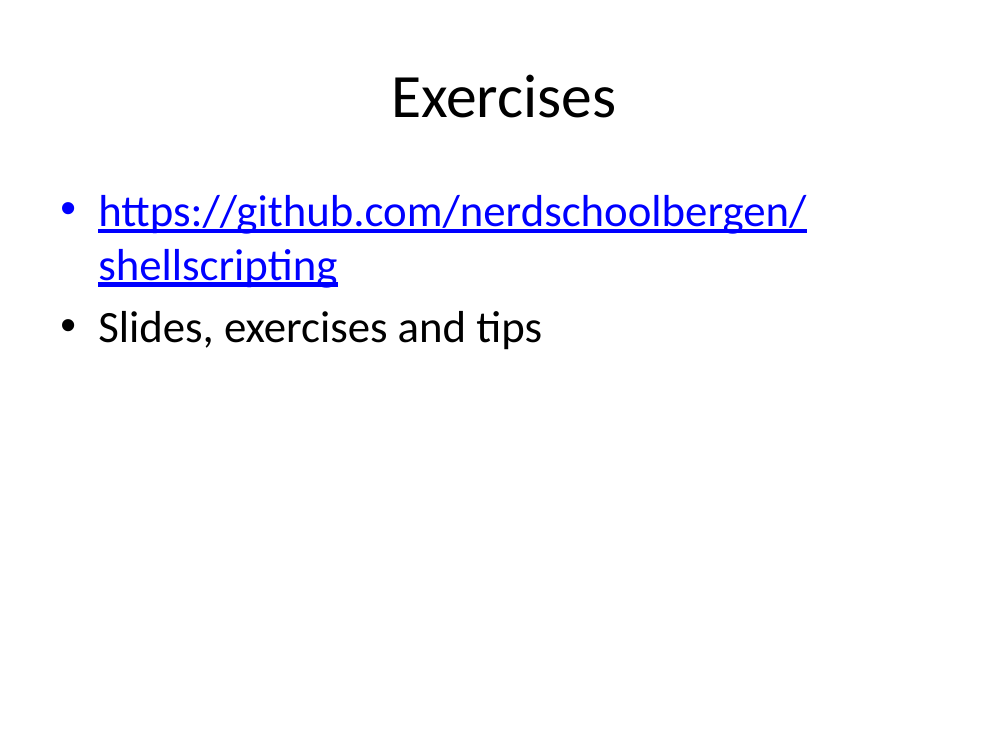
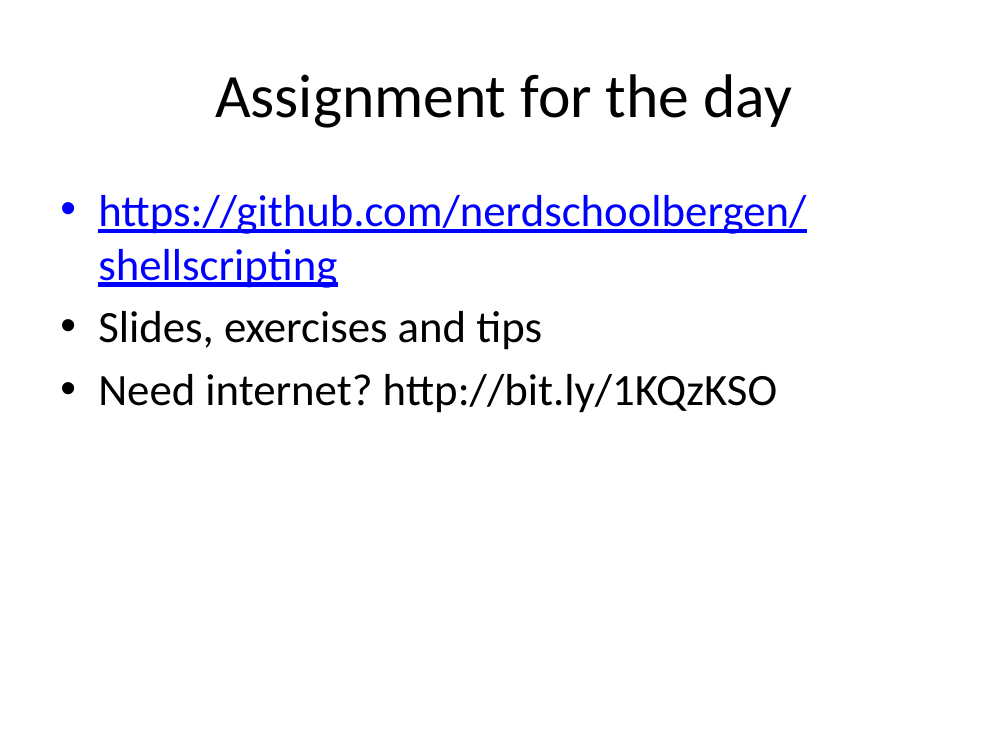
Before and after one commit to nerdschoolbergen/shellscripting, a slide deck: slide 10 of shellscripting.pptx. Drawn at 1008x756 pixels with LibreOffice and Linux fonts; fonts in the diff are those of the drawing. Boxes give left, top, right and bottom in pixels: in the first picture for what was removed or moved away, otherwise in the second. Text is boxed around its words. In the diff, an @@ line names an element or a change of style, - is before the commit and + after.

Commit message:
Slides updated with examples and internet link

```diff
--- a/shellscripting.pptx
+++ b/shellscripting.pptx
@@ title at <box>215,74,792,128</box>: text changed @@
-Exercises
+Assignment for the day
@@ text at <box>98,374,777,413</box>: paragraph added @@
+• Need internet? http://bit.ly/1KQzKSO
```
Also in this commit, not shown: 1 other slide changed.
